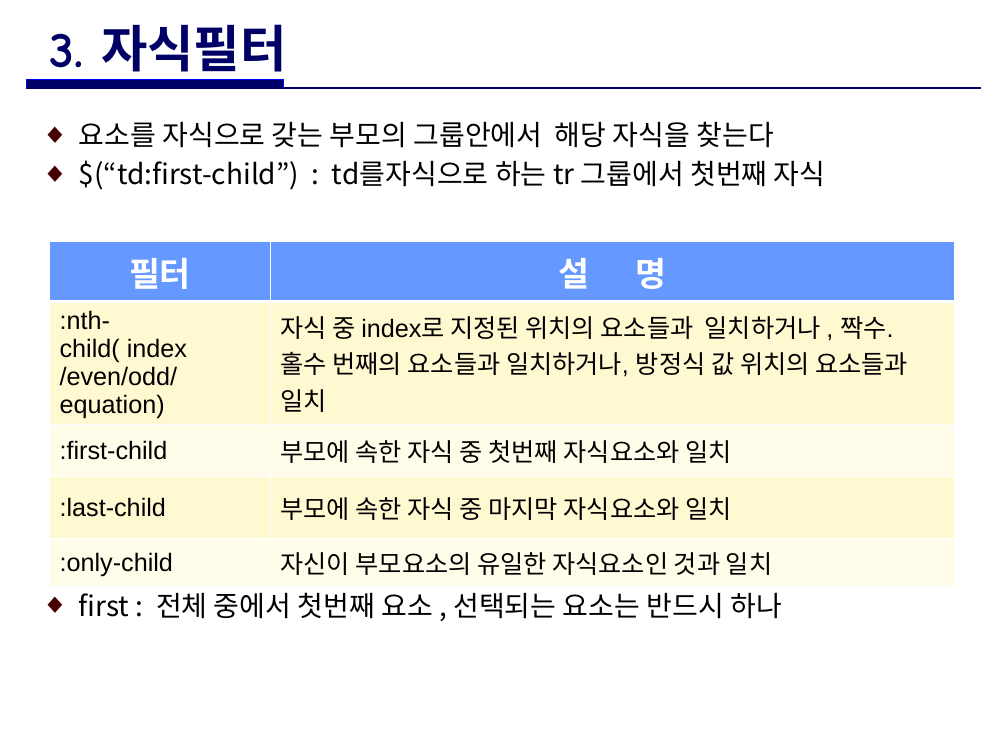
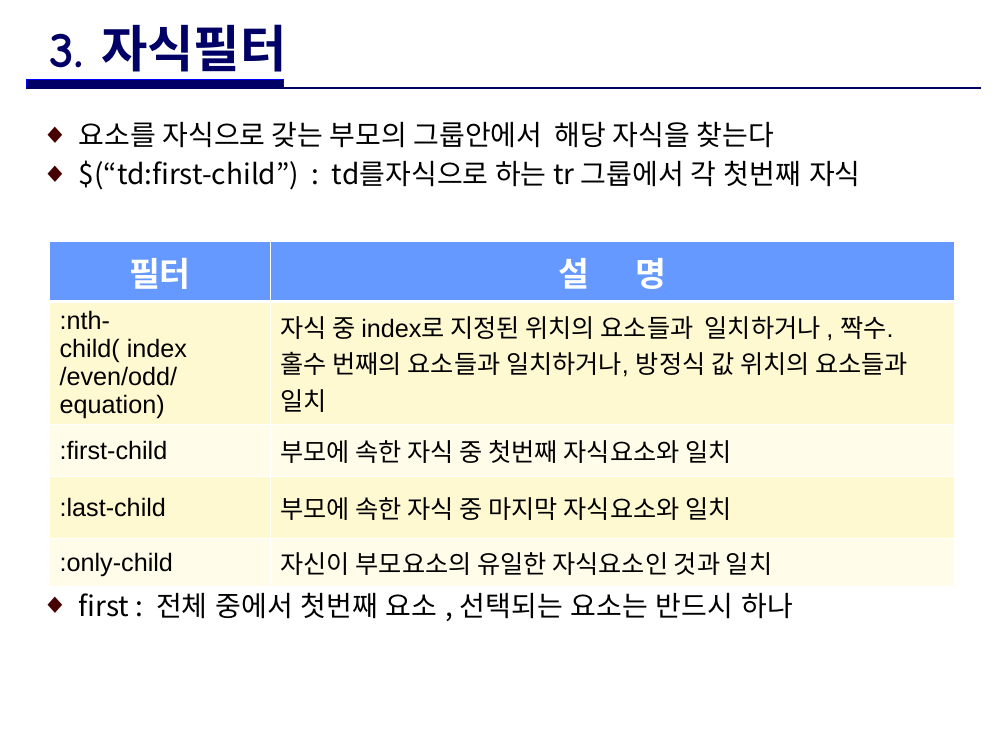
Before and after one commit to ParkGMo/D.W.-class-file, a slide deck: slide 11 of 수업자료_GM/jQuery/[JQUERY]교재_3.필터.pptx. Drawn at 1008x756 pixels with LibreOffice and Linux fonts; fonts in the diff are those of the drawing. Boxes give left, top, right and bottom in pixels: in the first picture for what was removed or moved away, otherwise in the second. Text is boxed around its words. In the diff, an @@ line names an element or a change of style, - is before the commit and + after.

```diff
--- a/수업자료_GM/jQuery/[JQUERY]교재_3.필터.pptx
+++ b/수업자료_GM/jQuery/[JQUERY]교재_3.필터.pptx
@@ text at bbox=[79, 160, 861, 190]: text changed @@
-◆ $(“td:first-child”) : td를자식으로 하는 tr 그룹에서 첫번째 자식
+◆ $(“td:first-child”) : td를자식으로 하는 tr 그룹에서 각 첫번째 자식
```
Also in this commit, not shown: 7 other files.
